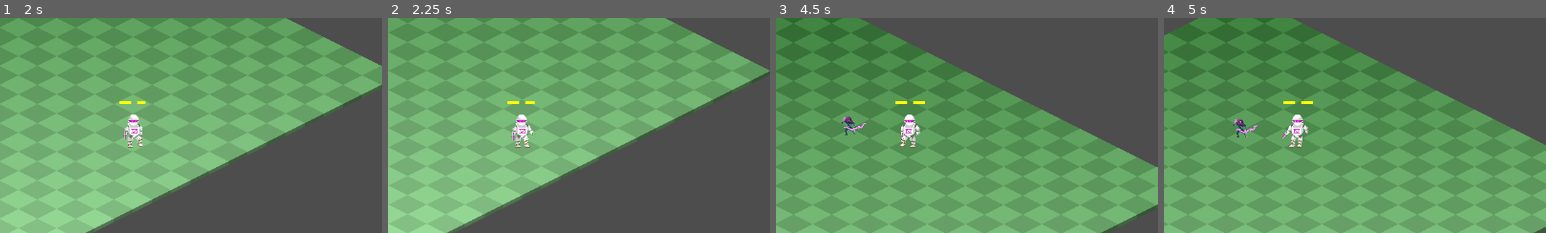
Above: before the commit, frames 1-4 (left to right).
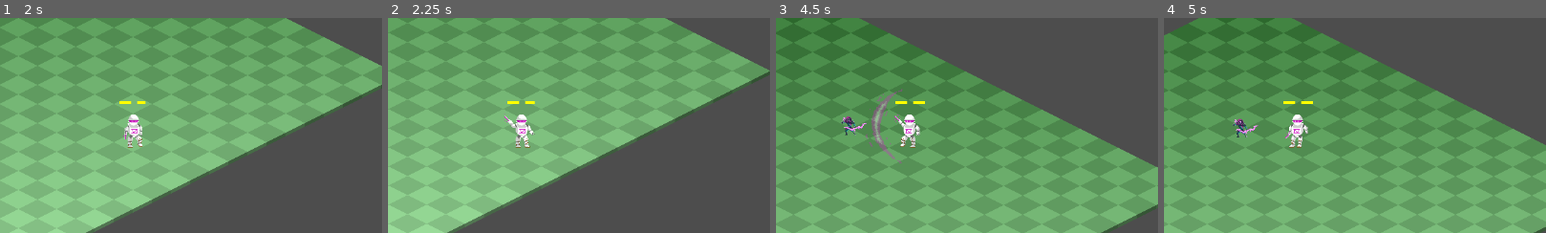
Above: after the commit, the same moments.

Repository: NoeRoberties/Odomat
Game: Godot game, scene res://Scenes/Maps/World.tscn
Two runs of this game, one before a commit and one after it. Both use one fixed random seed, a clock stepped at 60 frames per second and the inputs below.
Inputs (mouse positions are % of the whole screen's width and height, from its top left):
- Up to frame 1 (2 s): tap Enter at 0.5 s; move the mouse to (72, 45) at 0.52 s; hold D (move_right) 0.53-1.28 s; hold Shift (dash) 0.53-1.28 s; move the mouse to (30, 55) at 1.27 s; hold S (move_down) from 1.28 s (still down); tap Space (interact_npc) at 1.35 s
- Up to frame 2 (2.25 s): move the mouse to (60, 28) at 2.02 s; release S (move_down) at 2.03 s; press the mouse at (60, 28) at 2.03 s; hold D (move_right) from 2.03 s (still down)
- Up to frame 3 (4.5 s): move the mouse to (45, 70) at 2.77 s; release D (move_right) at 2.78 s; release the mouse at (45, 70) at 2.78 s; hold W (move_up) 2.78-3.53 s; tap Shift (dash) at 2.85 s; move the mouse to (80, 65) at 3.52 s; hold Space (interact_npc) 3.53-4.28 s; hold A (move_left) from 3.53 s (still down); move the mouse to (20, 35) at 4.27 s; click (20, 35) at 4.35 s
- Up to frame 4 (5 s): keep holding A (move_left)
The pictures show only the part of the screen within x 32-82%, y 23-73%; the shares and areas given below are measured in that part.

Frame 1 is identical in both runs. In frame 2, 0.1% of the frame differs, in the area x 30-34%, y 44-57%; in frame 3, 0.7%, in the area x 23-34%, y 32-68%; in frame 4, less than 0.1%.

Commit message:
[FIX] click handling which was overwritten by control node of HUD scene

Diff:
--- a/godot-project/odomat/Scenes/UI/HUD/MainHud.tscn
+++ b/godot-project/odomat/Scenes/UI/HUD/MainHud.tscn
@@ -15,6 +15,7 @@
 anchor_bottom = 1.0
 grow_horizontal = 2
 grow_vertical = 2
+mouse_filter = 2
 
 [node name="Life_progress_bar" type="TextureProgressBar" parent="Control" unique_id=136289217]
 layout_mode = 0
--- a/godot-project/odomat/Scripts/Player/Modules/RightArmModule/right_arm_sword.gd
+++ b/godot-project/odomat/Scripts/Player/Modules/RightArmModule/right_arm_sword.gd
@@ -46,7 +46,7 @@
 	swoosh.global_position = self.global_position - direction * SWOOSH_RANGE
 	swoosh.rotation = direction.angle()
 	player.get_parent().add_child(swoosh)
-	swoosh.trigger_hit(ATTACK_DAMAGE, player.global_position)
+	swoosh.trigger_hit(ATTACK_DAMAGE, player.global_position, 200.0)
 
 func update_animation(move_dir: Vector2) -> void:
 	if _attacking:
--- a/godot-project/odomat/Scripts/Player/WeaponEfffects/sword_swoosh.gd
+++ b/godot-project/odomat/Scripts/Player/WeaponEfffects/sword_swoosh.gd
@@ -5,14 +5,16 @@
 
 var _damage = 0.0
 var _attack_position: Vector2
+var _knockback_force: float = 0.0
 
-func trigger_hit(damage: float, attack_position: Vector2) -> void:
+func trigger_hit(damage: float, attack_position: Vector2, knockback_force: float) -> void:
 	_damage = damage
 	_attack_position = attack_position
+	_knockback_force = knockback_force
 	var tween = create_tween()
 	tween.tween_property(self, "modulate:a", 0.0, FADE_DURATION)
 	tween.tween_callback(queue_free)
 
 func _on_area_2d_body_entered(body) -> void:
 	if body.is_in_group("enemies") and body.has_method("take_damage"):
-		body.take_damage(_damage, _attack_position, KNOCKBACK_FORCE)
+		body.take_damage(_damage, _attack_position, _knockback_force)
